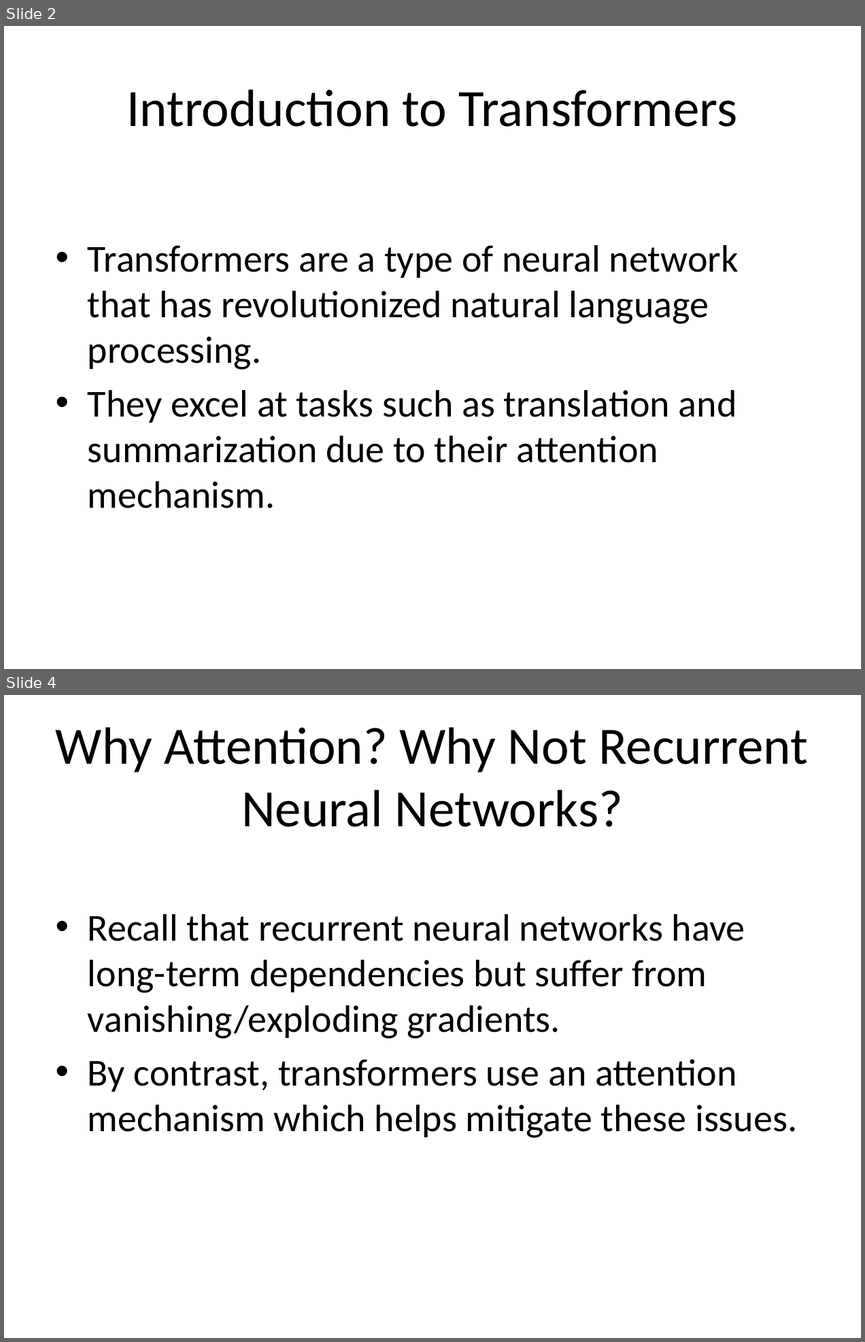
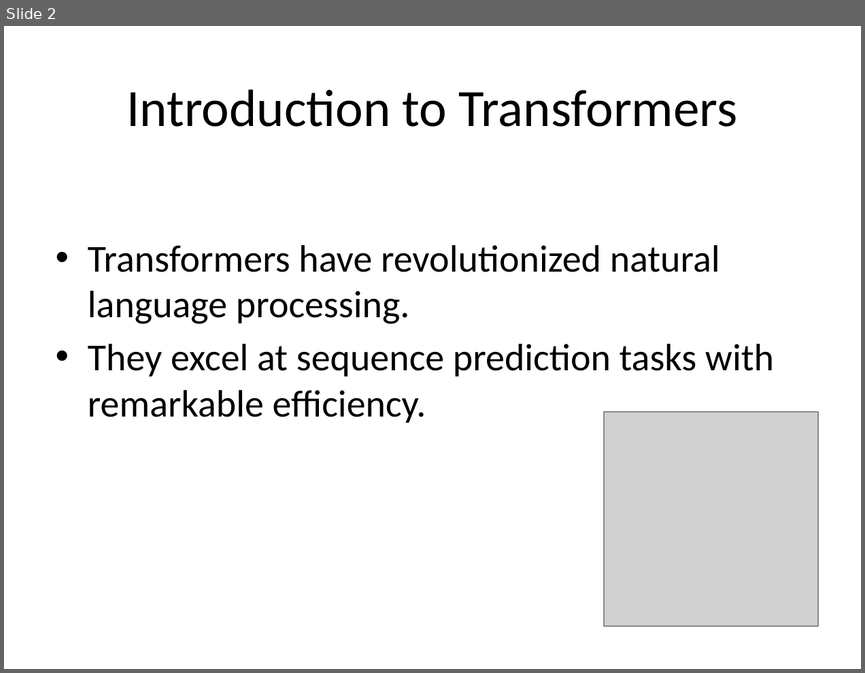
Before and after one commit to Kietnehi/AI-AGENT, a slide deck: backend/slides/presentation_generate_slide_for_explain_arc.pptx. Shown one above the other, each under a label of ours: slides 2 and 4 before the commit, slide 2 after it; the slides between them are not shown. The pictures are 865x1342 and 865x673 pixels, drawn with LibreOffice and Linux fonts; fonts in the diff are those of the drawing; grey boxes stand for pictures. Boxes give left, top, right and bottom in pixels: in the first picture for what was removed or moved away, otherwise in the second. Text is boxed around its words. In the diff, an @@ line names an element or a change of style, - is before the commit and + after.

```diff
--- a/backend/slides/presentation_generate_slide_for_explain_arc.pptx
+++ b/backend/slides/presentation_generate_slide_for_explain_arc.pptx
@@ slide 4 removed at (x1=4, y1=695, x2=861, y2=1338), background #FFFFFF @@
@@ title removed at (x1=56, y1=727, x2=808, y2=827) @@
-Why Attention? Why Not Recurrent Neural Networks?
@@ text removed at (x1=88, y1=914, x2=797, y2=1138) @@
-• Recall that recurrent neural networks have long-term dependencies but suffer from vanishing/exploding gradients.
-• By contrast, transformers use an attention mechanism which helps mitigate these issues.
@@ slide 2 changed as well @@
@@ text at (x1=88, y1=245, x2=774, y2=422): text changed @@
-• Transformers are a type of neural network that has revolutionized natural language processing.
-• They excel at tasks such as translation and summarization due to their attention mechanism.
+• Transformers have revolutionized natural language processing.
+• They excel at sequence prediction tasks with remarkable efficiency.
@@ picture added at (x1=604, y1=412, x2=818, y2=626) @@
```
Also in this commit, not shown: 2 other slides changed, 3 slides added, 2 other slides removed, 3 other files.
